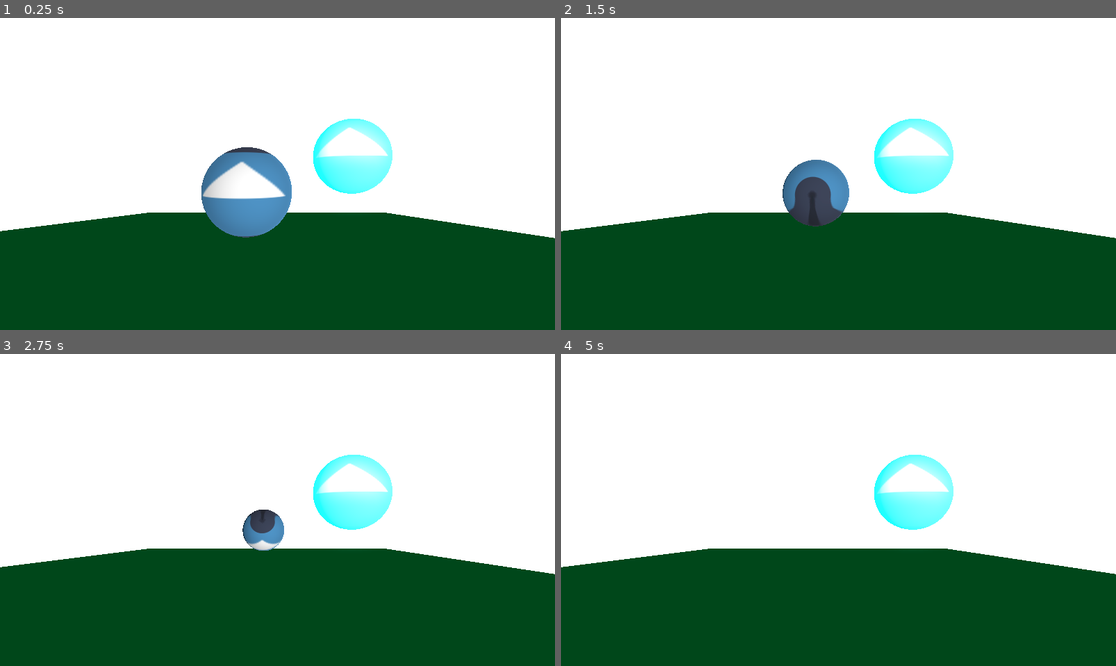
Above: before the commit, frames 1-4 (two rows, left to right).
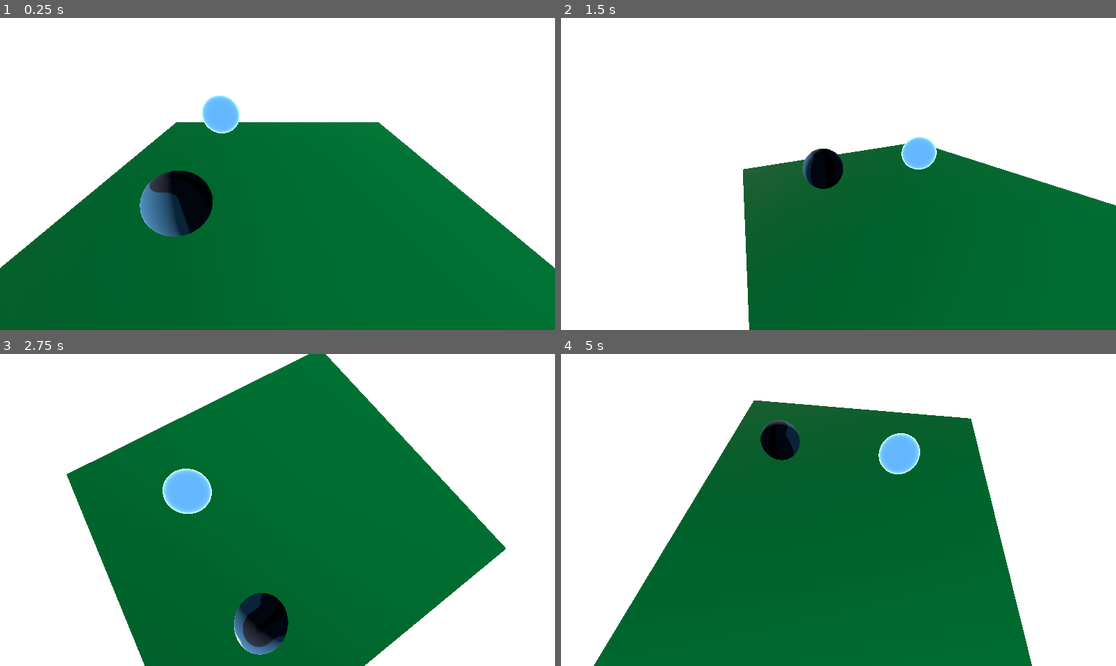
Above: after the commit, the same moments.

Repository: Urteusz/Ballatro
Game: Godot game, scene res://node_3d.tscn
Same seed, same stepped clock (60 frames per second), same inputs: the game is played once before the commit and once after it. The engine's default icon, where the game draws it, is replaced by a stand-in: a white triangle on a blue panel in a dark square.
Inputs (mouse positions are in pixels of both pictures, inside the frame that each line leads up to):
- Up to frame 1 (0.25 s): no input
- Up to frame 2 (1.5 s): move the mouse to (960, 158) at 0.52 s; hold D (next_camera_target, bound only after the commit) 0.53-1.28 s; tap A (previous_camera_target, bound only after the commit) at 0.8, 1.35 s; move the mouse to (727, 189) at 1.27 s
- Up to frame 3 (2.75 s): tap D (next_camera_target, bound only after the commit) at 1.55 s; move the mouse to (333, 441) at 2.02 s; hold D (next_camera_target, bound only after the commit) from 2.03 s (still down); tap A (previous_camera_target, bound only after the commit) at 2.3 s
- Up to frame 4 (5 s): move the mouse to (810, 572) at 2.77 s; release D (next_camera_target, bound only after the commit) at 2.78 s; tap A (previous_camera_target, bound only after the commit) at 2.85, 3.8, 4.35 s; tap D (next_camera_target, bound only after the commit) at 3.05, 4.55 s; move the mouse to (1005, 556) at 3.52 s; hold D (next_camera_target, bound only after the commit) 3.53-4.28 s; move the mouse to (672, 463) at 4.27 s

The runs differ from the first frame. In frame 1, 53% of the frame differs, in the area x 0-100%, y 24-100%; in frame 2, 45%; in frame 3, 66%, in the area x 0-100%, y 0-100%; in frame 4, 58%.

Commit message:
druga kula cellshadowana

Diff:
--- /dev/null
+++ b/camera_3d.gd
@@ -0,0 +1,68 @@
+extends Camera3D
+
+@export var target: Node3D
+@export var mouse_sensitivity = 0.005
+@export var radius = 5.0
+
+const MIN_PHI = 0.25
+const MAX_PHI = PI - 1.0
+var theta = 0.0
+var phi = 1.0
+
+var ball_list;
+var current_target_index: int = -1
+var offset = Vector3(0.0, 0.0, 0.0)
+var pivot = Vector3.ZERO
+var animating = false
+
+func _ready() -> void:
+	Input.set_mouse_mode(Input.MOUSE_MODE_CAPTURED)
+	self.position = Vector3.ZERO
+	ball_list = get_tree().get_nodes_in_group("balls")
+
+func _process(delta: float) -> void:
+	var x = radius * sin(phi) * cos(theta)
+	var y = radius * cos(phi)
+	var z = radius * sin(phi) * sin(theta)
+	offset = Vector3(x, y, z)
+
+	var target_center = Vector3.ZERO
+	if target:
+		target_center = target.global_position
+
+	if animating:
+		pivot = lerp(pivot, target_center, 0.2)
+
+		if pivot.distance_to(target_center) < 0.01:
+			animating = false
+			pivot = target_center
+	else:
+		pivot = target_center
+
+	global_position = pivot + offset
+	look_at(pivot)
+
+func _input(event):
+	if event is InputEventMouseMotion:
+		phi += event.relative.y * mouse_sensitivity
+		phi = clamp(phi, MIN_PHI, MAX_PHI)
+		theta += event.relative.x * mouse_sensitivity
+
+	if event.is_action_pressed("next_camera_target"):
+		current_target_index += 1
+		update_camera_target()
+
+	if event.is_action_pressed("previous_camera_target"):
+		current_target_index -= 1
+		update_camera_target()
+
+func update_camera_target():
+		var total_targets = ball_list.size() + 1
+		current_target_index = wrapi(current_target_index, 0, total_targets)
+
+		if current_target_index == ball_list.size():
+			target = null
+		else:
+			target = ball_list[current_target_index]
+
+		animating = true
--- /dev/null
+++ b/cellshading.gdshader
@@ -0,0 +1,26 @@
+shader_type spatial;
+render_mode blend_mix,depth_draw_opaque,cull_disabled,diffuse_toon,specular_toon;
+
+uniform vec4 albedo : source_color;
+uniform sampler2D color_gradient;
+uniform sampler2D fresnel_gradient;
+
+float fresnel(float amount, vec3 normal, vec3 view) {
+	return pow((1.0 - clamp(dot(normalize(normal), normalize(view)), 0.0, 1.0)), amount);
+}
+
+void vertex() {
+	// Called for every vertex the material is visible on.
+}
+
+void fragment() {
+	float basic_fresnel = fresnel(4.0, NORMAL, VIEW);
+	ALBEDO = albedo.rgb + (basic_fresnel * texture(fresnel_gradient, vec2(basic_fresnel, 0.0)).rgb * 1.0);
+}
+// The part that makes it cellshaded
+void light() {
+	float dotproduct = clamp(dot(NORMAL, LIGHT), -0.9, 0.9);
+	float sample = clamp((dotproduct + 1.0) * ATTENUATION / 2.1, 0.05, 0.95);
+	vec4 shaded = texture(color_gradient, vec2(sample, 0.0));
+	DIFFUSE_LIGHT += clamp((shaded.rgb * LIGHT_COLOR), 0.0, 1.0);
+}
--- /dev/null
+++ b/node_3d.gd
@@ -0,0 +1,12 @@
+extends Node3D
+
+
+# Called when the node enters the scene tree for the first time.
+func _ready() -> void:
+	pass # Replace with function body.
+
+
+# Called every frame. 'delta' is the elapsed time since the previous frame.
+func _process(delta: float) -> void:
+	camer
+	pass
--- a/node_3d.tscn
+++ b/node_3d.tscn
@@ -1,6 +1,8 @@
-[gd_scene load_steps=11 format=3 uid="uid://2qvhwcgcgbqq"]
+[gd_scene load_steps=15 format=3 uid="uid://2qvhwcgcgbqq"]
 
 [ext_resource type="Texture2D" uid="uid://bqmhekyijn2be" path="res://icon.svg" id="1_a202f"]
+[ext_resource type="Script" uid="uid://tc20kyas61rl" path="res://camera_3d.gd" id="2_noarx"]
+[ext_resource type="Shader" uid="uid://bs58pnueamwxa" path="res://cellshading.gdshader" id="3_a0tk4"]
 
 [sub_resource type="StandardMaterial3D" id="StandardMaterial3D_noarx"]
 albedo_texture = ExtResource("1_a202f")
@@ -12,6 +14,7 @@
 material = SubResource("StandardMaterial3D_noarx")
 
 [sub_resource type="StandardMaterial3D" id="StandardMaterial3D_a0tk4"]
+cull_mode = 2
 albedo_color = Color(0, 0.94170177, 0.45358694, 1)
 emission_enabled = true
 
@@ -21,16 +24,24 @@
 [sub_resource type="BoxShape3D" id="BoxShape3D_noarx"]
 size = Vector3(7.395, 0.36, 7.805)
 
+[sub_resource type="Environment" id="Environment_a202f"]
+glow_enabled = true
+
+[sub_resource type="ShaderMaterial" id="ShaderMaterial_a0tk4"]
+render_priority = 0
+shader = ExtResource("3_a0tk4")
+shader_parameter/albedo = Color(0.3792038, 0.69998103, 0.991713, 1)
+
+[sub_resource type="SphereMesh" id="SphereMesh_jka67"]
+material = SubResource("ShaderMaterial_a0tk4")
+
+[sub_resource type="SphereShape3D" id="SphereShape3D_a0tk4"]
+
 [sub_resource type="StandardMaterial3D" id="StandardMaterial3D_a202f"]
 albedo_texture = ExtResource("1_a202f")
 
 [sub_resource type="SphereMesh" id="SphereMesh_noarx"]
 material = SubResource("StandardMaterial3D_a202f")
-
-[sub_resource type="SphereShape3D" id="SphereShape3D_a0tk4"]
-
-[sub_resource type="Environment" id="Environment_a202f"]
-glow_enabled = true
 
 [node name="Node3D" type="Node3D"]
 
@@ -39,31 +50,45 @@
 
 [node name="MeshInstance3D" type="MeshInstance3D" parent="."]
 transform = Transform3D(-0.9333112, 0, 0.3590685, 0, 1, 0, -0.3590685, 0, -0.9333112, 0.02270186, 1.5633215, 1.078671)
+visible = false
 mesh = SubResource("SphereMesh_4xowi")
 skeleton = NodePath("")
 
 [node name="Camera3D" type="Camera3D" parent="."]
-transform = Transform3D(1, 0, 0, 0, 1, 0, 0, 0, 1, -0.9662442, 1.3287721, 3.8401108)
+transform = Transform3D(1, 0, 0, 0, 1, 0, 0, 0, 1, -0.8556733, 1.4036087, 3.7672782)
+script = ExtResource("2_noarx")
 
 [node name="StaticBody3D" type="StaticBody3D" parent="."]
-transform = Transform3D(-1, 0, -8.742278e-08, 9.603895e-09, 0.99394757, -0.10985575, 8.689366e-08, -0.10985575, -0.99394757, -1.3025292, 0.5651942, 1.527442)
+transform = Transform3D(0.99999994, 0, 0, 0, 0.99999994, 0, 0, 0, 1, 0, 0, 0)
 
 [node name="MeshInstance3D" type="MeshInstance3D" parent="StaticBody3D"]
-transform = Transform3D(3.7198548, 0, 0, 0, 1, 0, 0, 0, 4.0260468, 0, 0, 0)
+transform = Transform3D(3.7193413, 0.016614757, 0, -0.061804548, 0.9998619, 0, 0, 0, 4.026047, 0, 0, 0)
 mesh = SubResource("PlaneMesh_a202f")
 
 [node name="CollisionShape3D" type="CollisionShape3D" parent="StaticBody3D"]
 transform = Transform3D(1, 0, 0, 0, 1, 0, 0, 0, 1, 0, -0.10431814, 0)
 shape = SubResource("BoxShape3D_noarx")
 
-[node name="RigidBody3D" type="RigidBody3D" parent="."]
+[node name="WorldEnvironment" type="WorldEnvironment" parent="."]
+environment = SubResource("Environment_a202f")
+
+[node name="Balls" type="Node" parent="."]
+
+[node name="Ball1" type="RigidBody3D" parent="Balls" groups=["balls"]]
 transform = Transform3D(-1, 0, -8.742278e-08, 0, 1, 0, 8.742278e-08, 0, -1, -1.3025292, 1.3613939, 1.527442)
+can_sleep = false
 
-[node name="MeshInstance3D" type="MeshInstance3D" parent="RigidBody3D"]
+[node name="MeshInstance3D" type="MeshInstance3D" parent="Balls/Ball1"]
+mesh = SubResource("SphereMesh_jka67")
+
+[node name="CollisionShape3D" type="CollisionShape3D" parent="Balls/Ball1"]
+shape = SubResource("SphereShape3D_a0tk4")
+
+[node name="Ball2" type="RigidBody3D" parent="Balls" groups=["balls"]]
+transform = Transform3D(-1, 0, -8.742278e-08, 0, 1, 0, 8.742278e-08, 0, -1, 1.8011047, 0.90975356, 1.527442)
+
+[node name="MeshInstance3D" type="MeshInstance3D" parent="Balls/Ball2"]
 mesh = SubResource("SphereMesh_noarx")
 
-[node name="CollisionShape3D" type="CollisionShape3D" parent="RigidBody3D"]
+[node name="CollisionShape3D" type="CollisionShape3D" parent="Balls/Ball2"]
 shape = SubResource("SphereShape3D_a0tk4")
-
-[node name="WorldEnvironment" type="WorldEnvironment" parent="."]
-environment = SubResource("Environment_a202f")
--- a/project.godot
+++ b/project.godot
@@ -15,6 +15,19 @@
 config/features=PackedStringArray("4.5", "Forward Plus")
 config/icon="res://icon.svg"
 
+[input]
+
+next_camera_target={
+"deadzone": 0.2,
+"events": [Object(InputEventKey,"resource_local_to_scene":false,"resource_name":"","device":-1,"window_id":0,"alt_pressed":false,"shift_pressed":false,"ctrl_pressed":false,"meta_pressed":false,"pressed":false,"keycode":0,"physical_keycode":68,"key_label":0,"unicode":100,"location":0,"echo":false,"script":null)
+]
+}
+previous_camera_target={
+"deadzone": 0.2,
+"events": [Object(InputEventKey,"resource_local_to_scene":false,"resource_name":"","device":-1,"window_id":0,"alt_pressed":false,"shift_pressed":false,"ctrl_pressed":false,"meta_pressed":false,"pressed":false,"keycode":0,"physical_keycode":65,"key_label":0,"unicode":97,"location":0,"echo":false,"script":null)
+]
+}
+
 [rendering]
 
 anti_aliasing/quality/msaa_2d=1
Not shown, added: camera_3d.gd.uid
Not shown, added: cellshading.gdshader.uid
Not shown, added: node_3d.gd.uid
